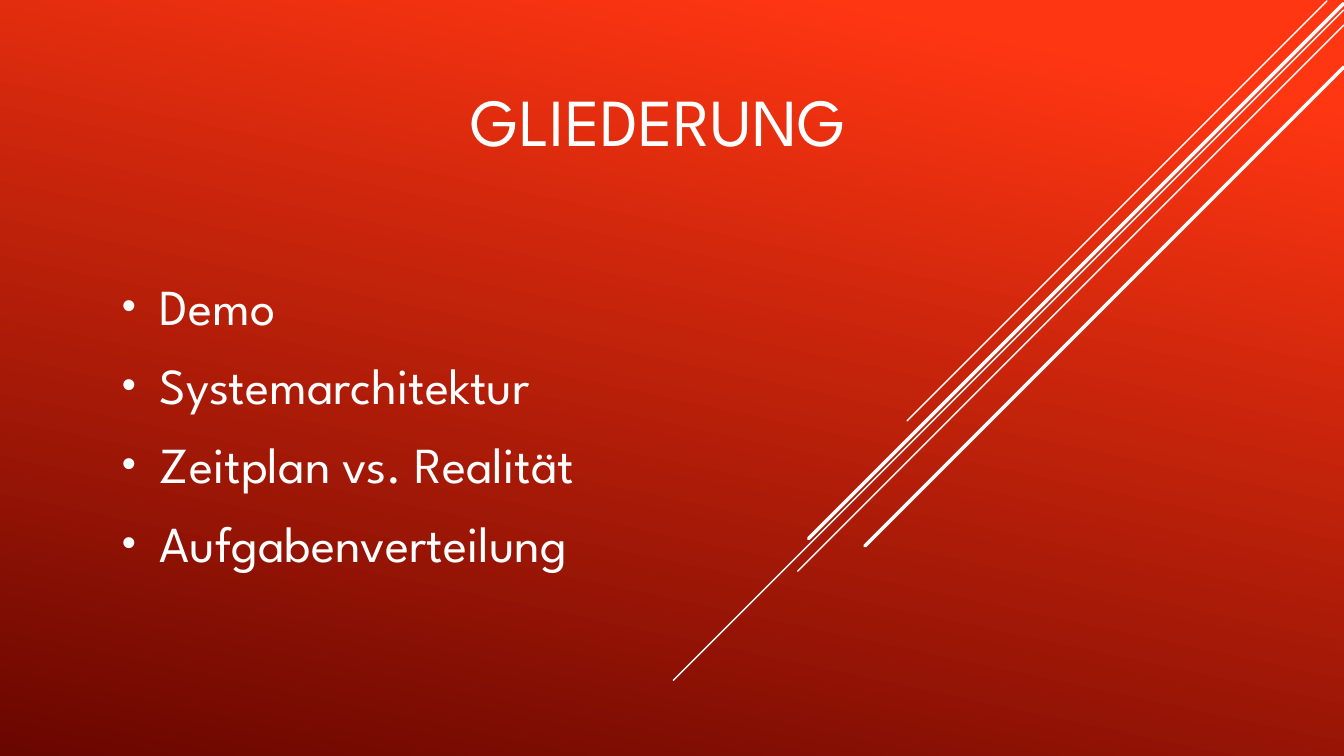
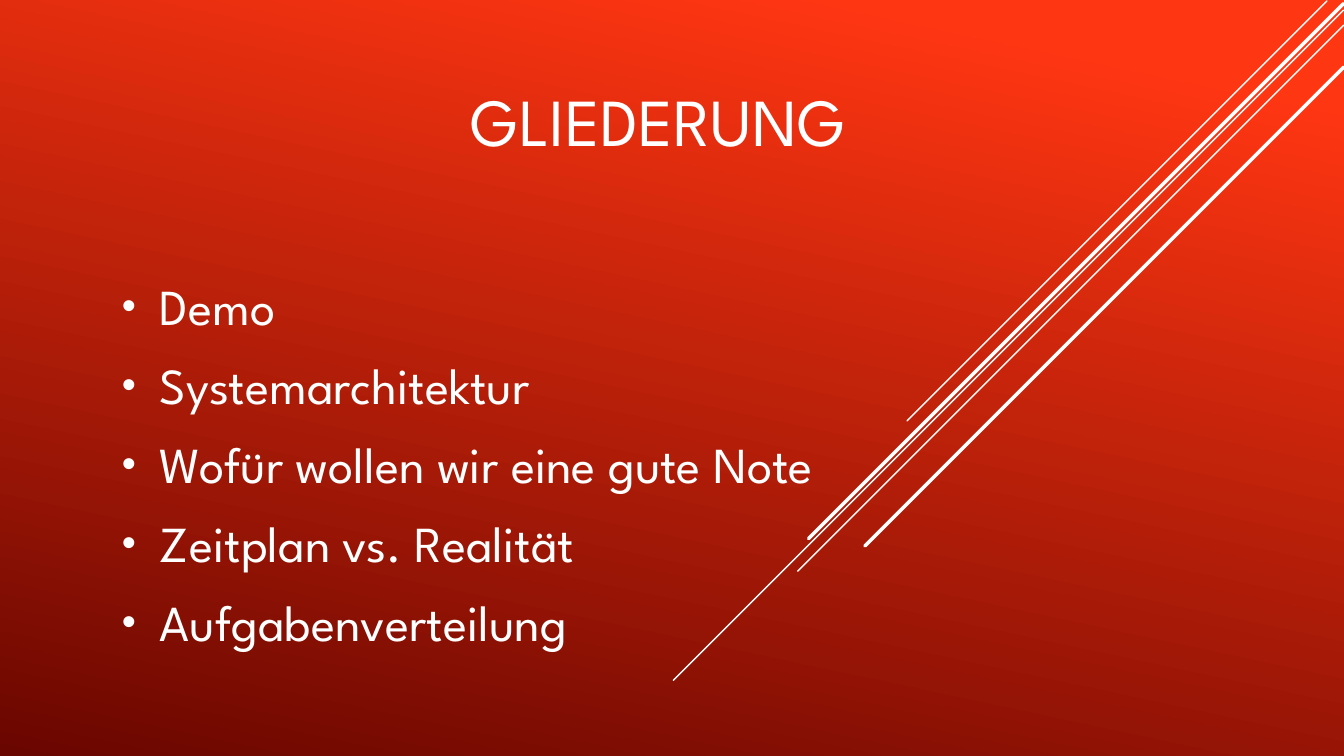
Before and after one commit to BodensteinJonas/GDV-Projekt, a slide deck: slide 2 of Präsi/FlyHigh Abschlusspräsentation.pptx. Drawn at 1344x756 pixels with LibreOffice and Linux fonts; fonts in the diff are those of the drawing. Boxes give left, top, right and bottom in pixels: in the first picture for what was removed or moved away, otherwise in the second. Text is boxed around its words. In the diff, an @@ line names an element or a change of style, - is before the commit and + after.

```diff
--- a/Präsi/FlyHigh Abschlusspräsentation.pptx
+++ b/Präsi/FlyHigh Abschlusspräsentation.pptx
@@ subtitle at <box>160,447,812,494</box>: paragraph added @@
+• Wofür wollen wir eine gute Note
```
Also in this commit, not shown: 1 slide added.
